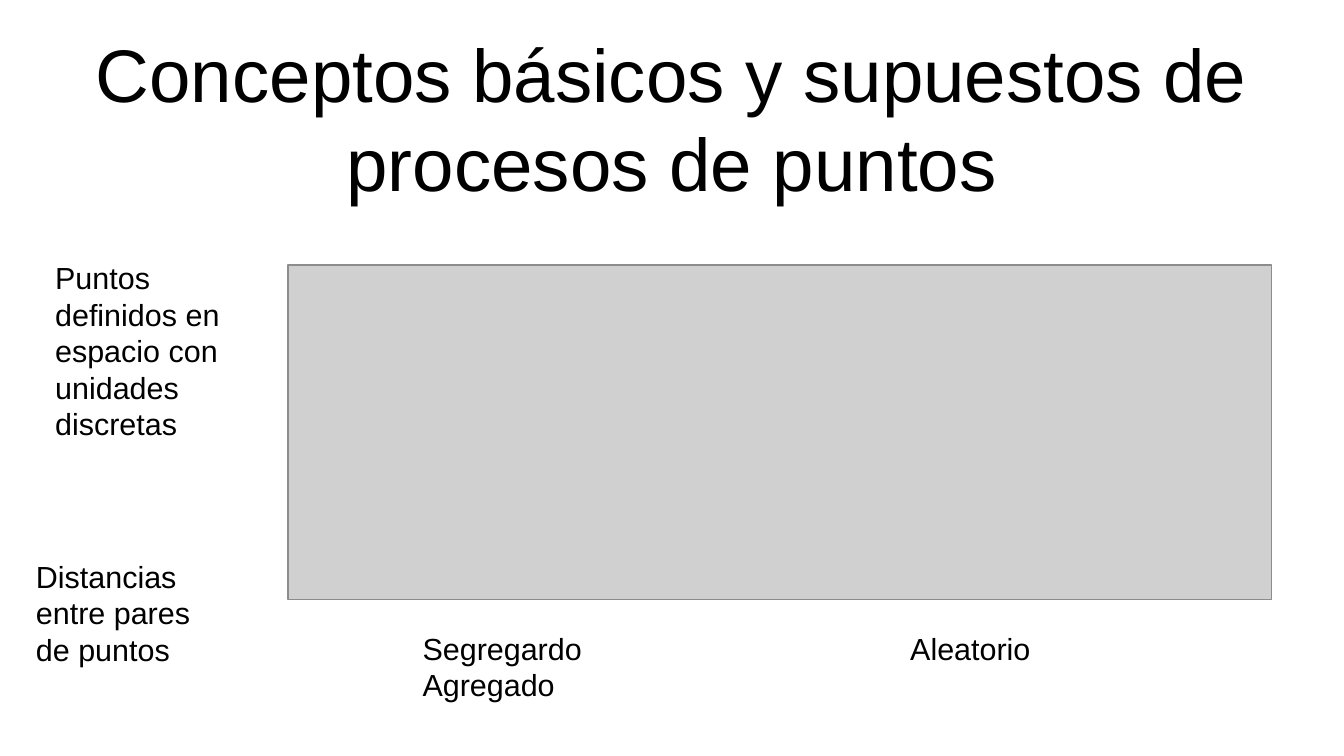
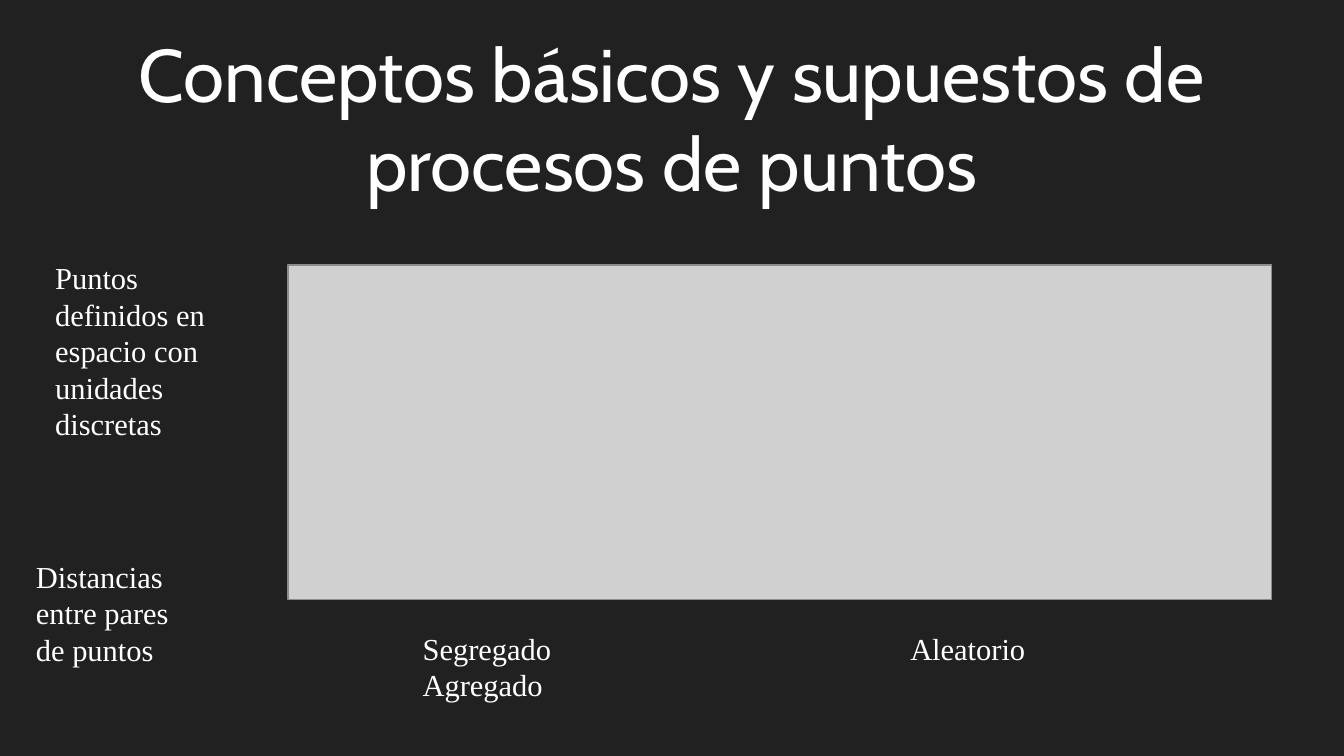
Before and after one commit to gerardommc/Ecologia-Teorica-II, a slide deck: slide 23 of Nicho/Caso-correlativo.odp (slide 19 before the commit). Drawn at 1344x756 pixels with LibreOffice and Linux fonts; fonts in the diff are those of the drawing; grey boxes stand for pictures. Boxes give left, top, right and bottom in pixels: in the first picture for what was removed or moved away, otherwise in the second. Text is boxed around its words. In the diff, an @@ line names an element or a change of style, - is before the commit and + after.

```diff
--- a/Nicho/Caso-correlativo.odp
+++ b/Nicho/Caso-correlativo.odp
@@ background #FFFFFF to #212121 @@
@@ title "Conceptos básicos y supuestos de ...": place and size @@
-title "Conceptos básicos y supuestos de ..." at bbox=[96, 47, 1247, 205]
+title "Conceptos básicos y supuestos de ..." at bbox=[139, 46, 1204, 208]
@@ title "Conceptos básicos y supuestos de ..." at bbox=[139, 46, 1204, 208]: font Arial to Cabin, text colour #000000 to #FFFFFF @@
@@ text "Puntos definidos en espacio con ..." at bbox=[55, 269, 205, 436]: font Arial to Times New Roman, text colour #000000 to #FFFFFF @@
@@ text "Distancias entre pares de puntos" at bbox=[36, 568, 168, 667]: font Arial to Times New Roman, text colour #000000 to #FFFFFF @@
@@ text at bbox=[423, 639, 1025, 666]: text changed; font Arial to Times New Roman; text colour #000000 to #FFFFFF @@
-Segregardo Aleatorio Agregado
+Segregado Aleatorio Agregado
```
Also in this commit, not shown: 26 other slides changed, 5 slides added, 2 other files.
